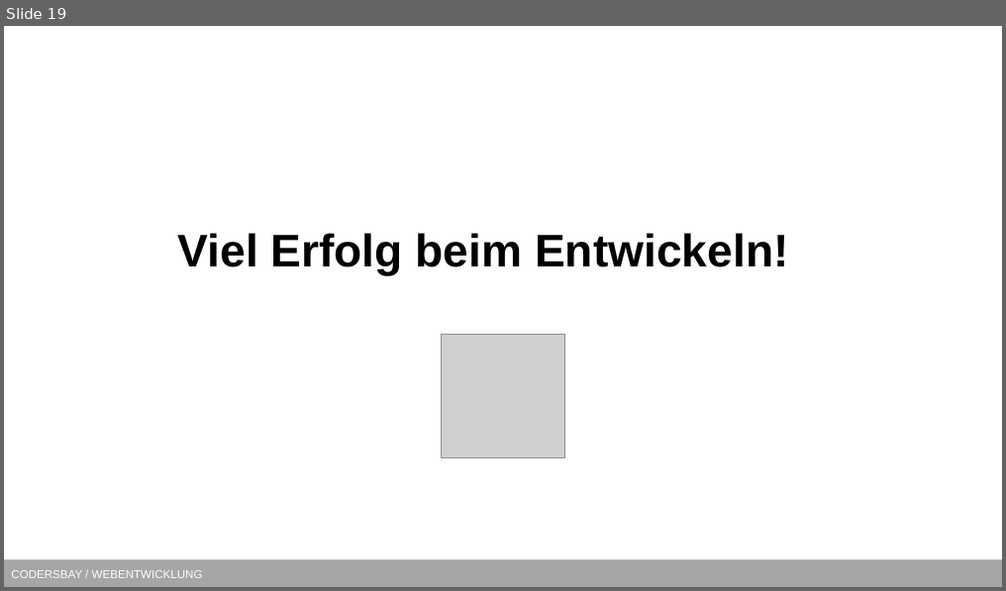
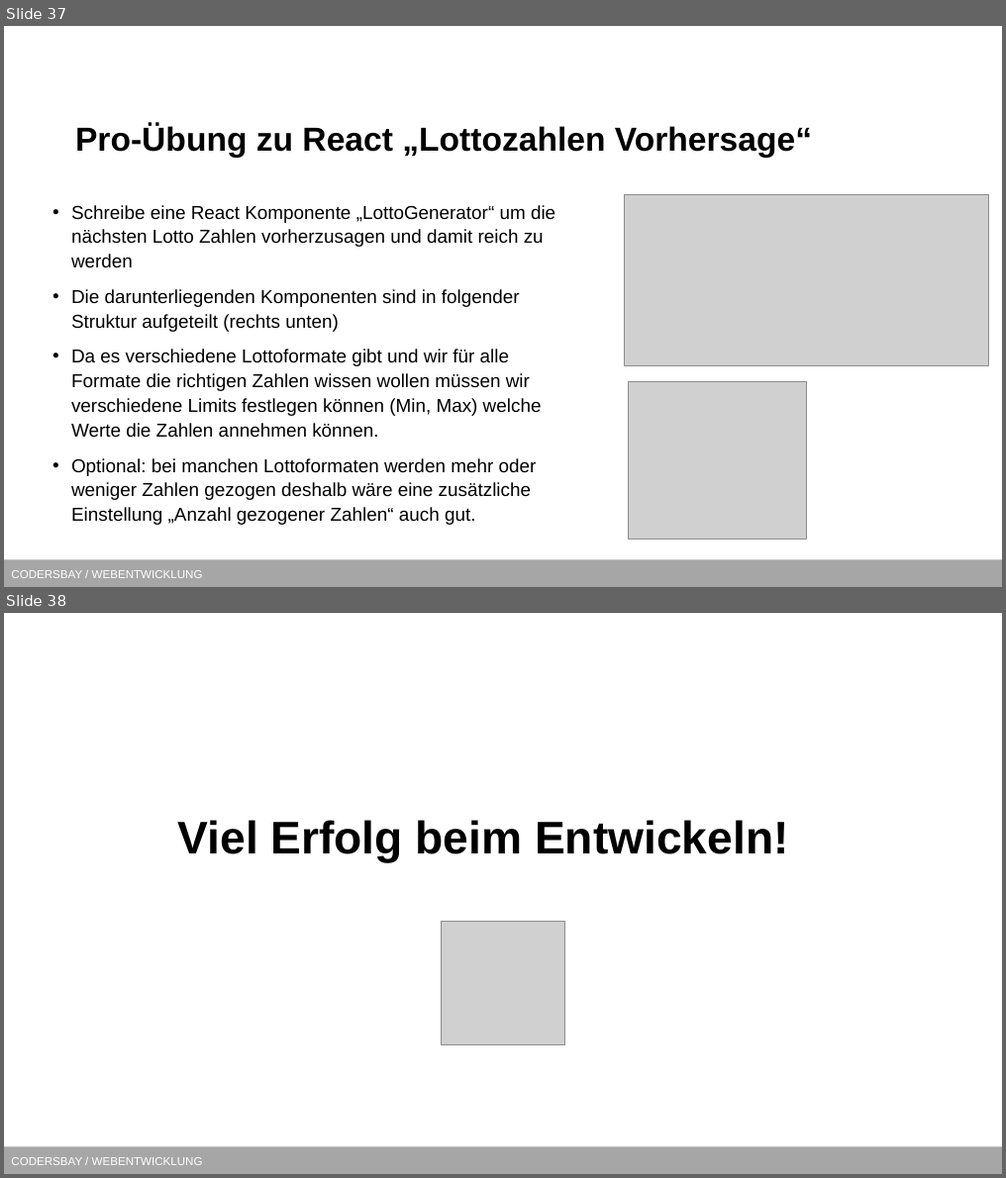
Before and after one commit to kodo89/Webentwicklung_23_24, a slide deck: 9. React/React.pptx. Shown one above the other, each under a label of ours: slide 19 before the commit, slides 37 and 38 after it. The pictures are 1006x591 and 1006x1178 pixels, drawn with LibreOffice and Linux fonts; fonts in the diff are those of the drawing; grey boxes stand for pictures; background and template pictures are left out. Boxes give left, top, right and bottom in pixels: in the first picture for what was removed or moved away, otherwise in the second. Text is boxed around its words. In the diff, an @@ line names an element or a change of style, - is before the commit and + after.

```diff
--- a/9. React/React.pptx
+++ b/9. React/React.pptx
@@ slide 37 added at (4,26,1002,587), background #FFFFFF; not listed: 1 template element that a slide beside it also shows @@
@@ title added at (75,124,812,158), 32 pt, text #000000, bold @@
+Pro-Übung zu React „Lottozahlen Vorhersage“
@@ picture added at (625,194,988,366) @@
@@ text added at (71,205,555,525), 18 pt, text #000000 @@
+• Schreibe eine React Komponente „LottoGenerator“ um die nächsten Lotto Zahlen vorherzusagen und damit reich zu werden
+• Die darunterliegenden Komponenten sind in folgender Struktur aufgeteilt (rechts unten)
+• Da es verschiedene Lottoformate gibt und wir für alle Formate die richtigen Zahlen wissen wollen müssen wir verschiedene Limits festlegen können (Min, Max) welche Werte die Zahlen annehmen können.
+• Optional: bei manchen Lottoformaten werden mehr oder weniger Zahlen gezogen deshalb wäre eine zusätzliche Einstellung „Anzahl gezogener Zahlen“ auch gut.
@@ picture added at (628,382,807,540) @@
@@ what was slide 19 is now slide 38 @@
```
Also in this commit, not shown: 1 slide changed, 18 other slides added.
